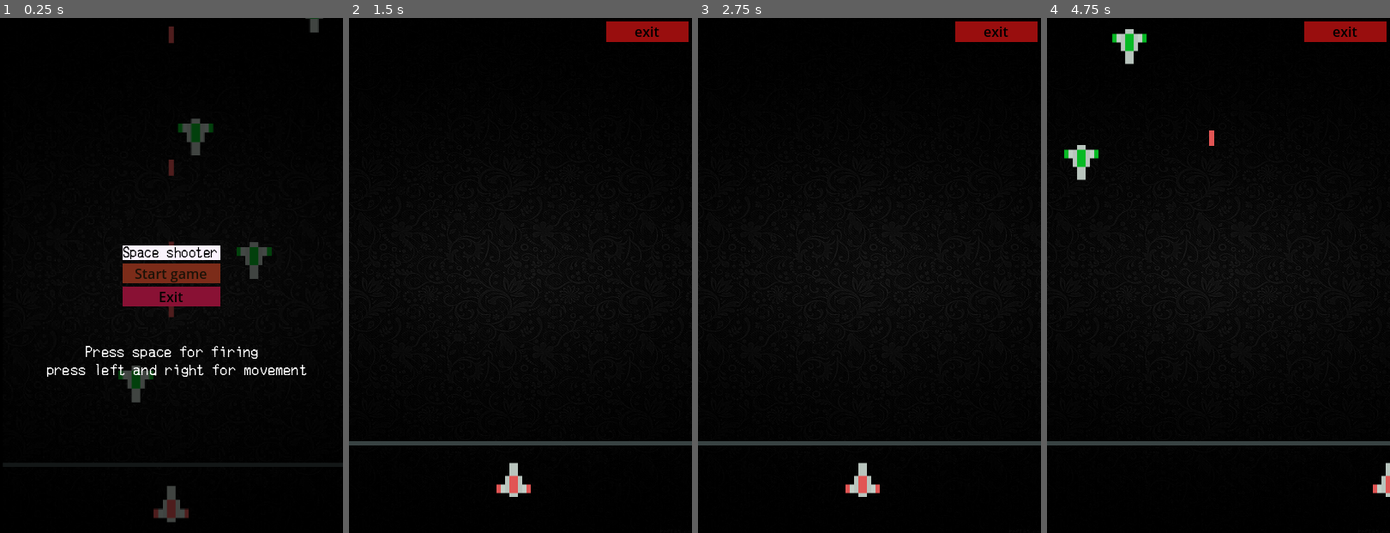
Above: before the commit, frames 1-4 (left to right).
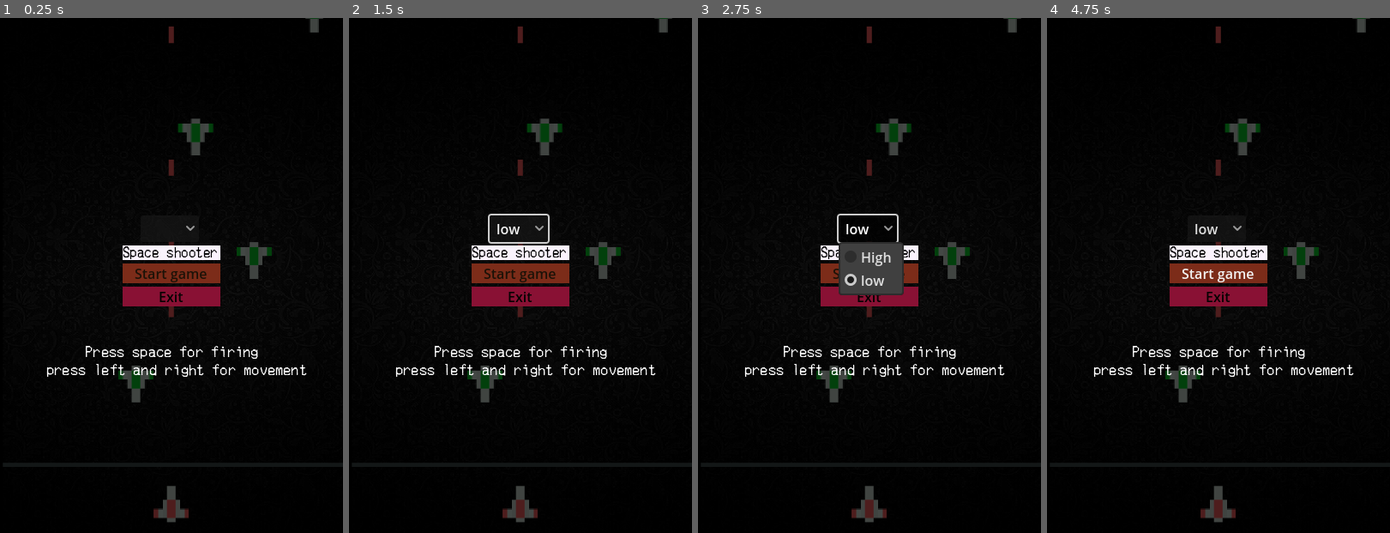
Above: after the commit, the same moments.

Repository: niranjansthaa11-code/My-first-godot-project-
Game: Godot game, scene res://menu/menu.tscn
The game is run twice, just before and just after one commit, with the same random seed, the same clock (stepped at 60 frames per second) and the same inputs.
Inputs (mouse positions are in pixels of both pictures, inside the frame that each line leads up to):
- Up to frame 1 (0.25 s): no input
- Up to frame 2 (1.5 s): click (520, 229) at 0.52 s; click "Start game" at 1.25 s
- Up to frame 3 (2.75 s): click (869, 229) at 2 s, where only the run after the commit has a clickable "low"
- Up to frame 4 (4.75 s): click (1218, 275) at 2.75 s, where only the run after the commit has a clickable "Start game"; tap Space (shoot) at 3.5 s; hold Right (move_element_right) 3.53-4.28 s; hold Space (shoot) 3.53-4.28 s; hold Down from 4.28 s (still down); tap Alt at 4.35 s

The runs differ from the first frame. In frame 1, less than 0.1% of the frame differs, in the area x 54-57%, y 40-42%; in frame 2, 7.6%; in frame 3, 8.0%; in frame 4, 8.2%, in the area x 0-100%, y 0-98%.

Commit message:
i have made the exit button and i am trying to make the hard to easy level in the game

Diff:
--- a/my-first-game-/assests of game/enemies spwanner/enemies_spwanner.gd
+++ b/my-first-game-/assests of game/enemies spwanner/enemies_spwanner.gd
@@ -1,7 +1,7 @@
 extends Node
 var enemies_scence=preload("res://enemies/enemies.tscn")
 var eni
-var exit_scence=preload("res://enemies/last_exit_button.tscn")
+
 
 
 # Called when the node enters the scene tree for the first time.
@@ -9,7 +9,7 @@
 	get_parent().get_node("the_death_boundary").area_entered.connect(_end)
 	var timer =Timer.new()
 	add_child(timer)
-	timer.wait_time=1.5
+	timer.wait_time=1
 	timer.timeout.connect(_create_enemy)
 	timer.start()
 
@@ -18,10 +18,10 @@
 	get_parent().get_node("Enemies").add_child (enemy)
 
 func _end(area:Node):
-	var exit=exit_scence.instantiate()
+
 	if area is Enemy:
 		get_tree().set_pause(true)
-		get_parent().get_node("exit_control").add_child(exit)
+		get_tree().change_scene_to_file("res://enemies/last_exit_button.tscn")
 
 
 
--- a/my-first-game-/enemies/enemies.gd
+++ b/my-first-game-/enemies/enemies.gd
@@ -1,7 +1,7 @@
 class_name Enemy
 extends Area2D
 
-var speed:int = 90
+var speed:int = 200
 # Called when the node enters the scene tree for the first time.
 func _ready():
 	randomize()
--- a/my-first-game-/enemies/exit.gd
+++ b/my-first-game-/enemies/exit.gd
@@ -3,6 +3,7 @@
 
 # Called when the node enters the scene tree for the first time.
 func _ready() -> void:
+	get_tree().set_pause(false)
 	pass # Replace with function body.
 
 
--- a/my-first-game-/menu/menu.gd
+++ b/my-first-game-/menu/menu.gd
@@ -1,10 +1,11 @@
 extends Control
-var game_start:=false
+
 
 
 
 # Called when the node enters the scene tree for the first time.
 func _ready() -> void:
+	get_tree().set_pause(false)
 	pass # Replace with function body.
 
 
--- a/my-first-game-/menu/menu.tscn
+++ b/my-first-game-/menu/menu.tscn
@@ -101,5 +101,17 @@
 text = "     Press space for firing
 press left and right for movement "
 
+[node name="OptionButton" type="OptionButton" parent="."]
+layout_mode = 0
+offset_left = 164.0
+offset_top = 230.0
+offset_right = 232.0
+offset_bottom = 261.0
+item_count = 2
+popup/item_0/text = "High"
+popup/item_0/id = 0
+popup/item_1/text = "low"
+popup/item_1/id = 1
+
 [connection signal="pressed" from="VBoxContainer/start" to="." method="_on_start_pressed"]
 [connection signal="pressed" from="VBoxContainer/exit" to="." method="_on_exit_pressed"]
